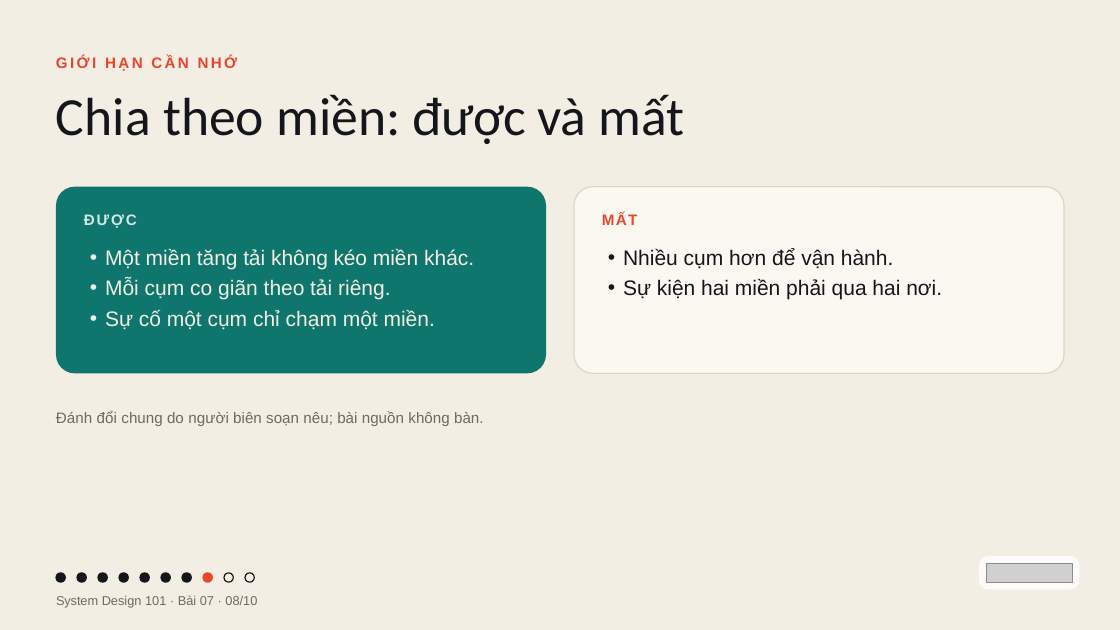
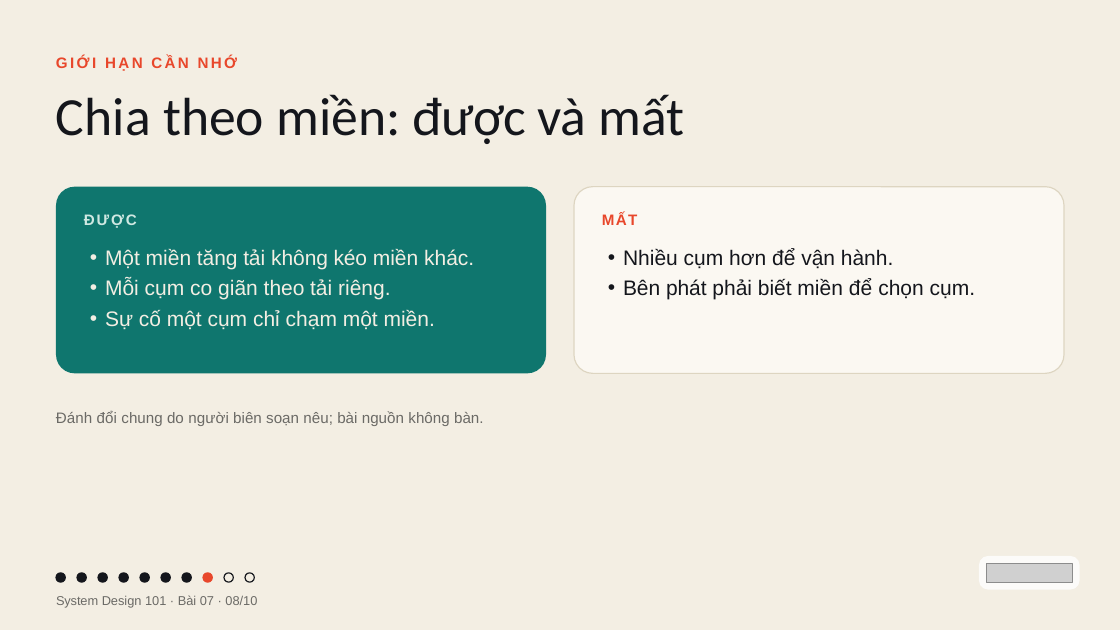
Before and after one commit to vohoailinh90/tool-marketing-studio, a slide deck: slide 8 of system-design-101/vi/lessons/sd-02-007/slides/sd-02-007.pptx. Drawn at 1120x630 pixels with LibreOffice and Linux fonts; fonts in the diff are those of the drawing; grey boxes stand for pictures. Boxes give left, top, right and bottom in pixels: in the first picture for what was removed or moved away, otherwise in the second. Text is boxed around its words. In the diff, an @@ line names an element or a change of style, - is before the commit and + after.

```diff
--- a/system-design-101/vi/lessons/sd-02-007/slides/sd-02-007.pptx
+++ b/system-design-101/vi/lessons/sd-02-007/slides/sd-02-007.pptx
@@ text at bbox=[623, 279, 976, 300]: text changed @@
-• Sự kiện hai miền phải qua hai nơi.
+• Bên phát phải biết miền để chọn cụm.
```
Also in this commit, not shown: 1 other slide changed, 1 other file.
